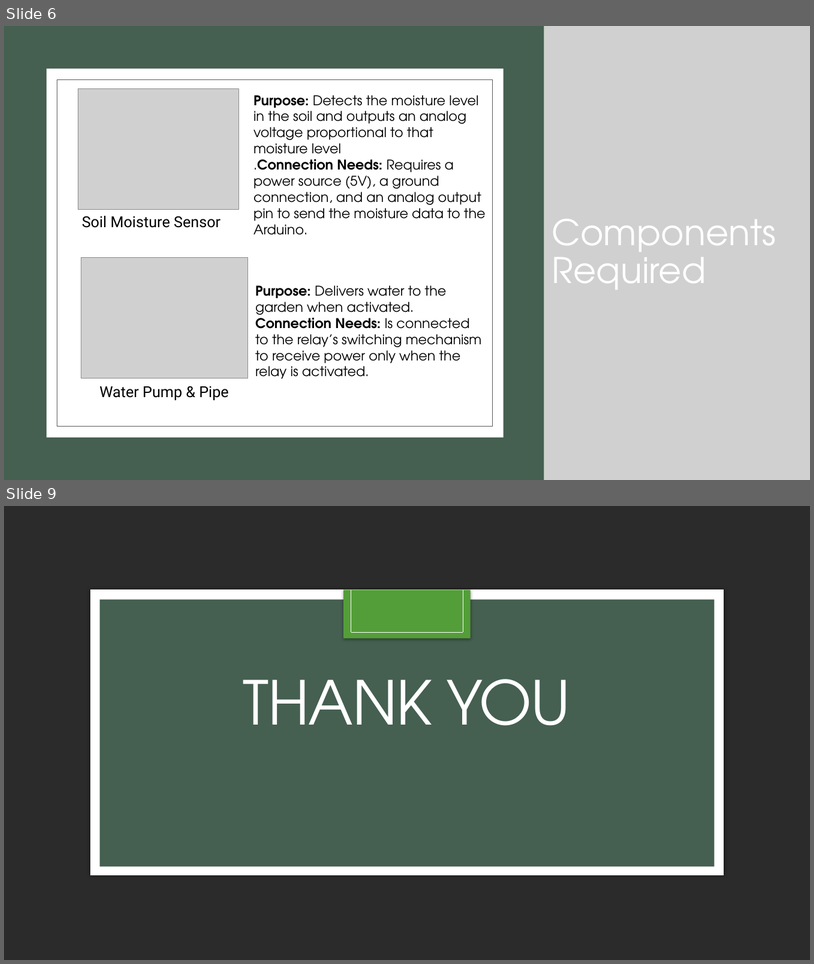
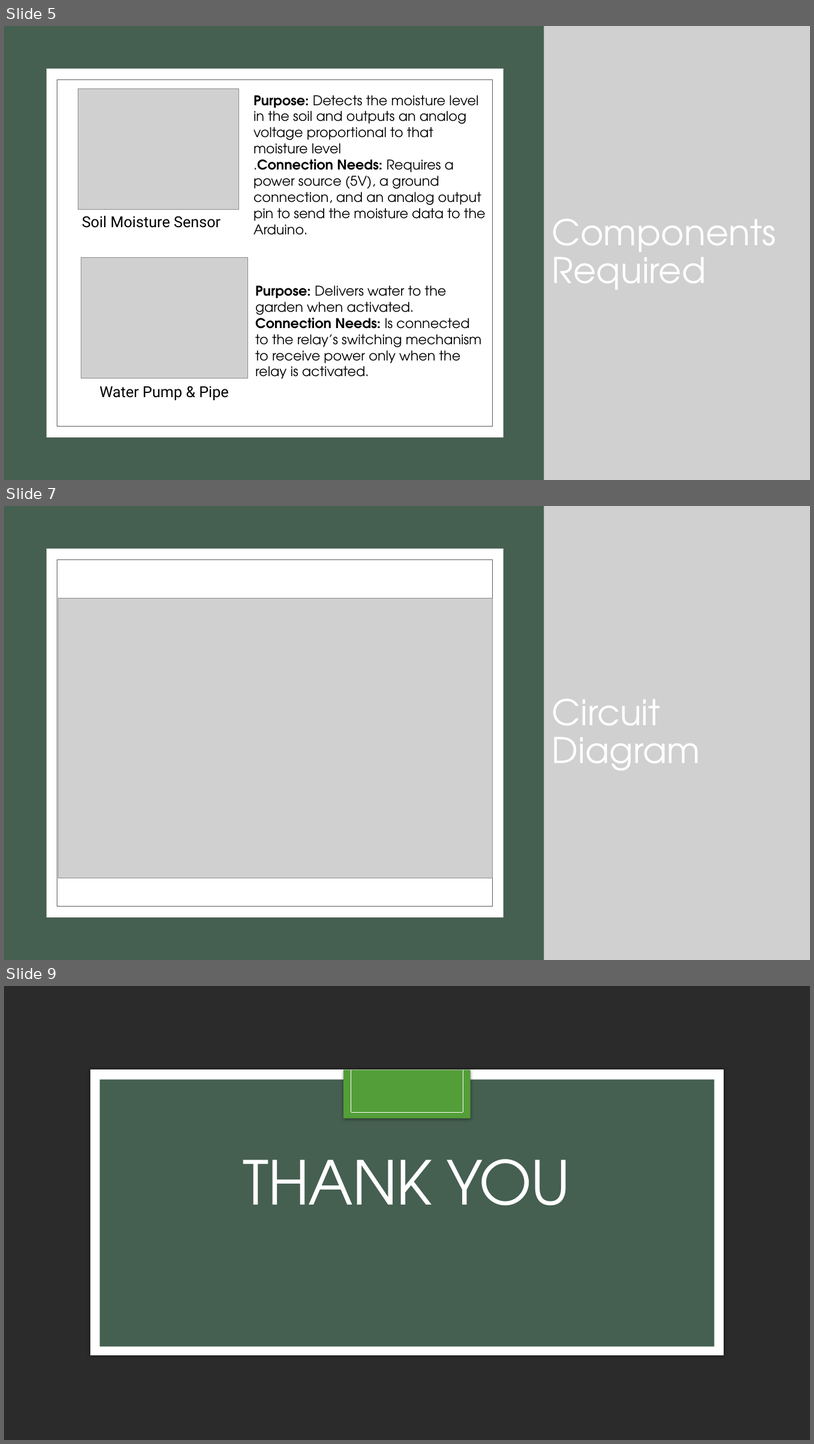
Before and after one commit to anisha-01-phoenix/EcoFlow, a slide deck: ECOFLOW.pptx. Shown one above the other, each under a label of ours: slides 6 and 9 before the commit, slides 5, 7 and 9 after it; the slides between them are not shown. The pictures are 814x964 and 814x1444 pixels, drawn with LibreOffice and Linux fonts; fonts in the diff are those of the drawing; grey boxes stand for pictures; background and template pictures are left out; a plain dark background stands for a picture behind light text. Boxes give left, top, right and bottom in pixels: in the first picture for what was removed or moved away, otherwise in the second. Text is boxed around its words. In the diff, an @@ line names an element or a change of style, - is before the commit and + after.

```diff
--- a/ECOFLOW.pptx
+++ b/ECOFLOW.pptx
@@ slide 7 added at box(4, 506, 810, 960), background #FFFFFF @@
@@ rectangle added at box(4, 506, 810, 960), fill #549E39 @@
@@ rectangle added at box(4, 506, 544, 960), fill #455F51 @@
@@ picture added at box(544, 506, 810, 960) @@
@@ rectangle added at box(47, 549, 504, 917), fill #FFFFFF @@
@@ rectangle added at box(57, 560, 493, 906), fill #FFFFFF, outline #595959 0.5 pt @@
@@ picture added at box(59, 598, 493, 877) @@
@@ title added at box(552, 699, 701, 770), 42 pt, text #FFFFFF @@
+Circuit Diagram
@@ what was slide 6 is now slide 5 @@
```
Also in this commit, not shown: 4 slides changed, 1 other slide added, 2 slides removed.
